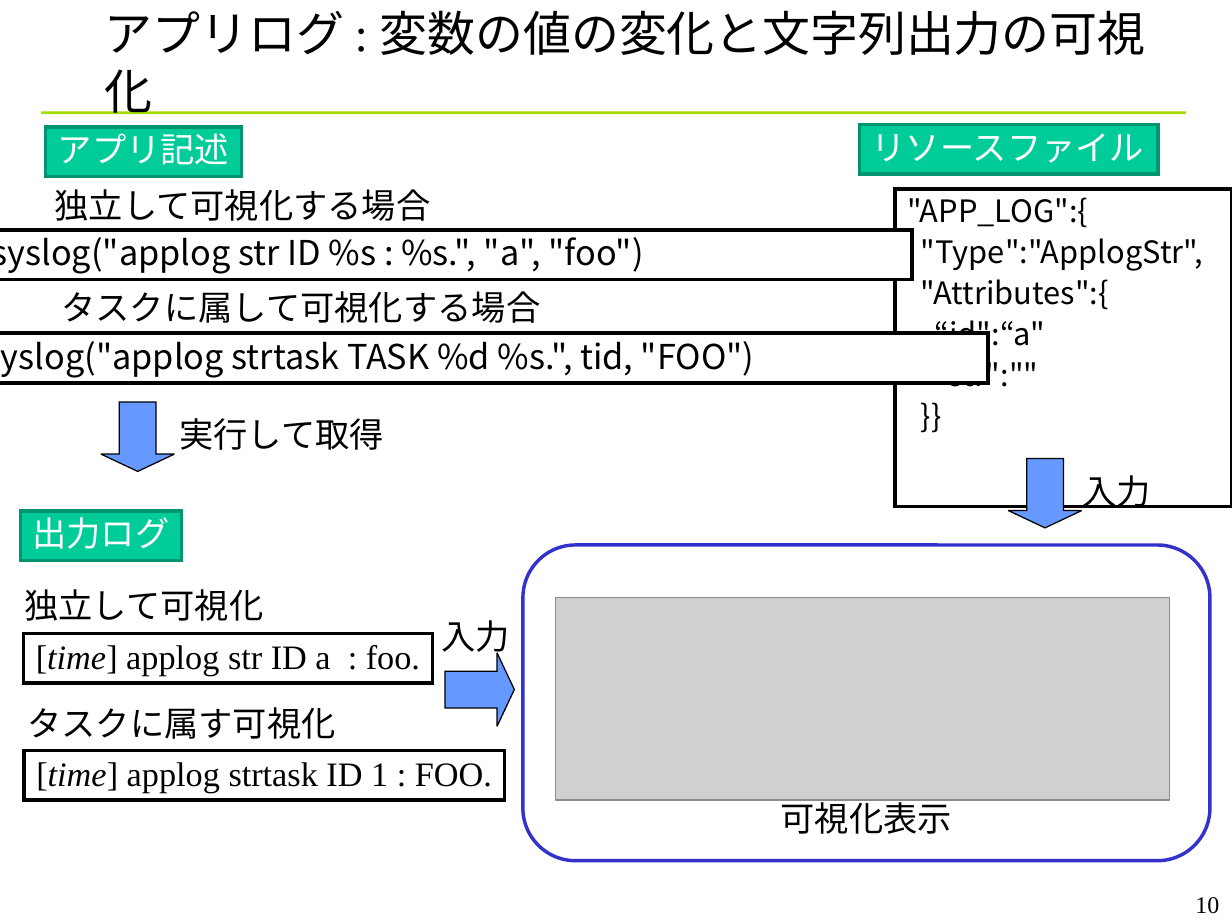
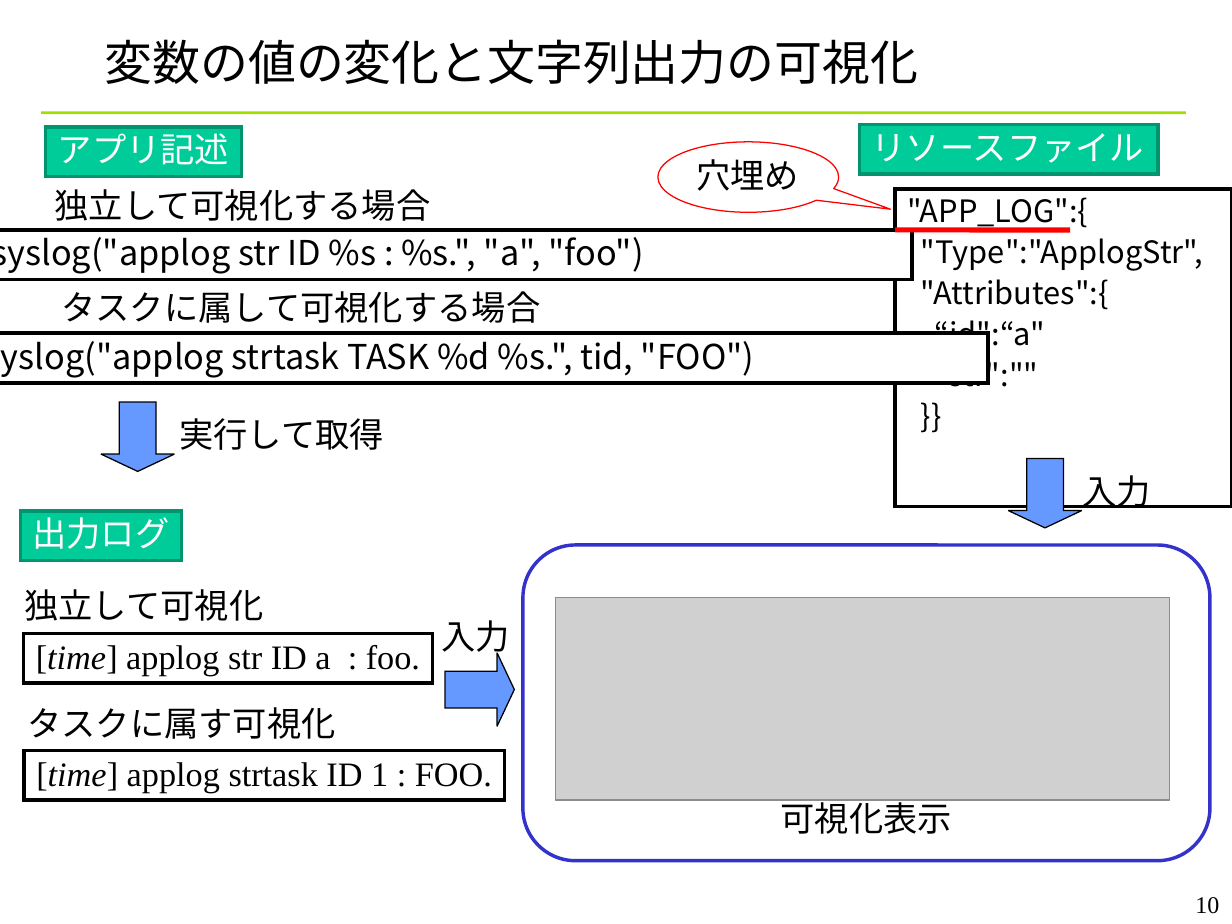
Before and after one commit to YixiaoLi/tlv4mc, a slide deck: slide 10 of doc/phase4/joho_koukankai/ojl-2nd-comm-yanagi.ppt. Drawn at 1232x924 pixels with LibreOffice and Linux fonts; fonts in the diff are those of the drawing; grey boxes stand for pictures; background and template pictures are left out. Boxes give left, top, right and bottom in pixels: in the first picture for what was removed or moved away, otherwise in the second. Text is boxed around its words. In the diff, an @@ line names an element or a change of style, - is before the commit and + after.

```diff
--- a/doc/phase4/joho_koukankai/ojl-2nd-comm-yanagi.ppt
+++ b/doc/phase4/joho_koukankai/ojl-2nd-comm-yanagi.ppt
@@ title at (105,39,918,84): text changed @@
-アプリログ : 変数の値の変化と文字列出力の可視化
+変数の値の変化と文字列出力の可視化
@@ speech bubble added at (658,142,839,212), outline #FF0000 0.74 pt, 20 pt, text #000000 @@
+穴埋め
@@ line added from (896, 230) to (1071, 230), #FF0000 3 pt @@
```
Also in this commit, not shown: 7 other slides changed.
